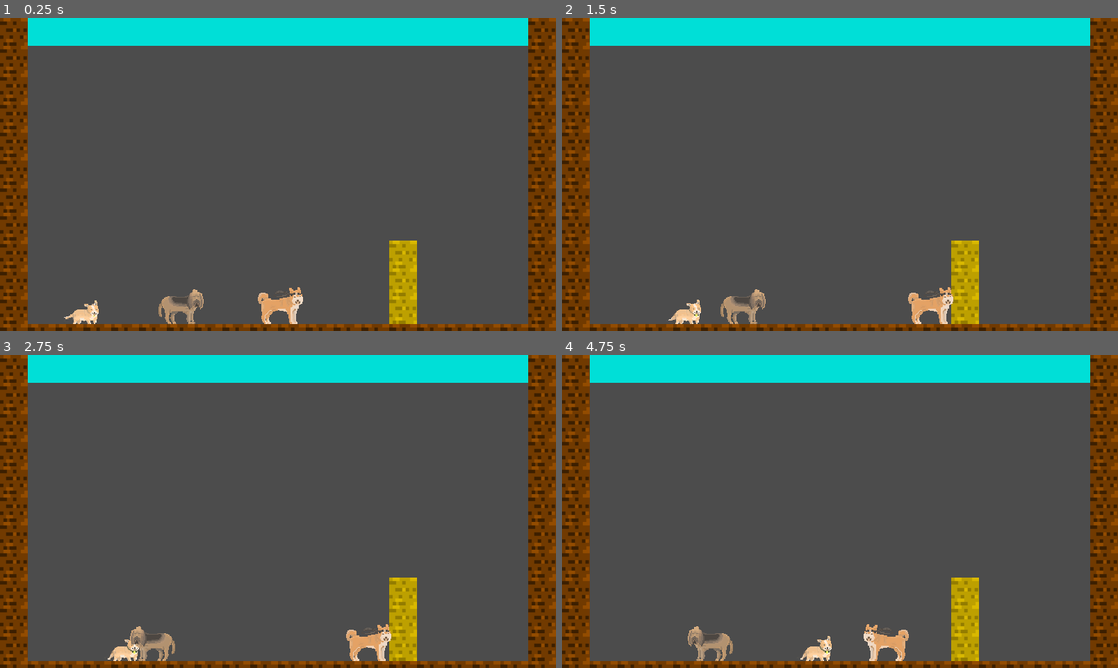
Above: before the commit, frames 1-4 (two rows, left to right).
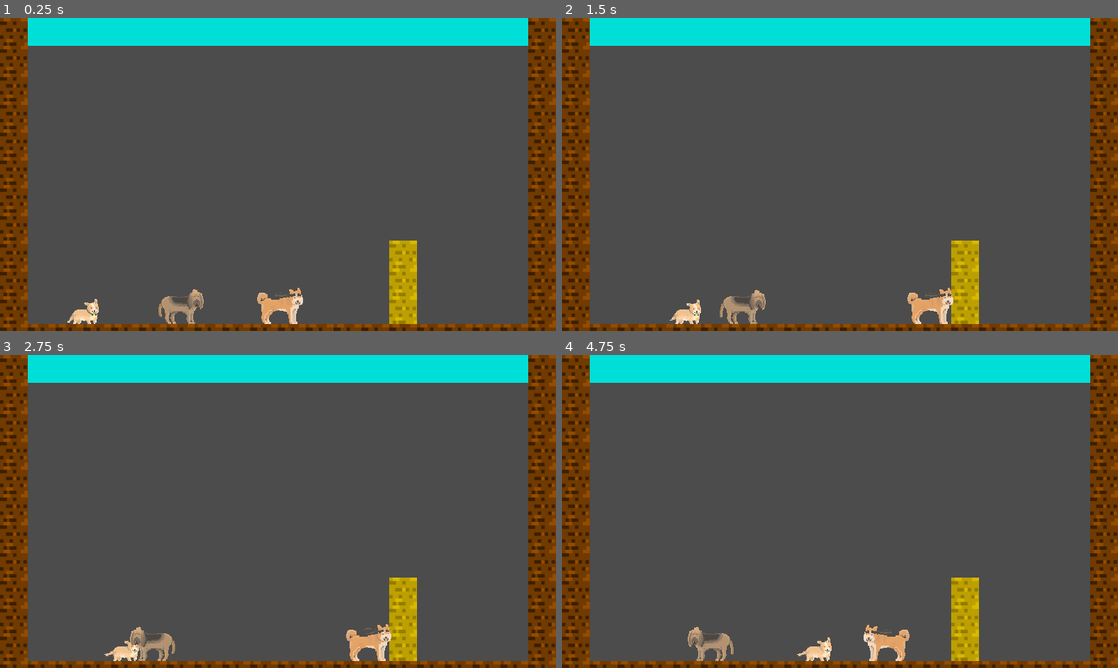
Above: after the commit, the same moments.

Repository: doge-io/temmie
Game: Godot game, scene res://levels/Level1.tscn
Same seed, same stepped clock (60 frames per second), same inputs: the game is played once before the commit and once after it.
Inputs:
- Up to frame 1 (0.25 s): no input
- Up to frame 2 (1.5 s): hold Right (ui_right) from 0.53 s (still down); tap Space (ui_select) at 0.77 s
- Up to frame 3 (2.75 s): tap Space (ui_select) at 1.52 s; release Right (ui_right) at 2.03 s; hold Left (ui_left) from 2.03 s (still down)
- Up to frame 4 (4.75 s): release Left (ui_left) at 2.78 s; hold Right (ui_right) 2.78-4.28 s; tap Space (ui_select) at 3.02, 3.77, 4.52 s; hold Left (ui_left) from 4.28 s (still down)

The runs differ from the first frame. In frame 1, 0.2% of the frame differs, in the area x 11-55%, y 86-98%; in frame 2, 0.1%; in frame 3, 0.1%; in frame 4, 0.2%, in the area x 22-63%, y 86-98%.
Error after the commit: Parse Error: The method "set_speed" isn't declared in the current class. (res://characters/AnimatedSprite.gd:8)

Commit message:
Added idle animations for all characters

Diff:
--- /dev/null
+++ b/game/characters/AnimatedSprite.gd
@@ -0,0 +1,14 @@
+extends AnimatedSprite
+
+# class member variables go here, for example:
+# var a = 2
+# var b = "textvar"
+
+func _ready():
+	set_speed(2)
+	pass
+
+#func _process(delta):
+#	# Called every frame. Delta is time since last frame.
+#	# Update game logic here.
+#	pass
--- a/game/characters/Bloodhound.tscn
+++ b/game/characters/Bloodhound.tscn
@@ -1,15 +1,20 @@
-[gd_scene load_steps=5 format=2]
+[gd_scene load_steps=10 format=2]
 
 [ext_resource path="res://characters/Bloodhound.gd" type="Script" id=1]
 [ext_resource path="res://animations/bloodhound_idle0000.png" type="Texture" id=2]
+[ext_resource path="res://animations/bloodhound_idle0001.png" type="Texture" id=3]
+[ext_resource path="res://animations/bloodhound_idle0002.png" type="Texture" id=4]
+[ext_resource path="res://animations/bloodhound_idle0003.png" type="Texture" id=5]
+[ext_resource path="res://animations/bloodhound_idle0004.png" type="Texture" id=6]
+[ext_resource path="res://animations/bloodhound_idle0005.png" type="Texture" id=7]
 
 [sub_resource type="SpriteFrames" id=1]
 
 animations = [ {
-"frames": [ ExtResource( 2 ) ],
+"frames": [ ExtResource( 2 ), ExtResource( 3 ), ExtResource( 4 ), ExtResource( 5 ), ExtResource( 6 ), ExtResource( 7 ) ],
 "loop": true,
 "name": "default",
-"speed": 5.0
+"speed": 2.0
 } ]
 
 [sub_resource type="RectangleShape2D" id=2]
@@ -17,7 +22,7 @@
 custom_solver_bias = 0.0
 extents = Vector2( 27.0819, 16.2982 )
 
-[node name="Bloodhound" type="KinematicBody2D"]
+[node name="Bloodhound" type="KinematicBody2D" index="0"]
 
 position = Vector2( 215.834, 321.153 )
 input_pickable = false
@@ -32,6 +37,7 @@
 position = Vector2( -4.09706, 8.41193 )
 frames = SubResource( 1 )
 animation = "default"
+playing = true
 
 [node name="CollisionShape2D" type="CollisionShape2D" parent="." index="1"]
 
--- a/game/characters/Corgi.tscn
+++ b/game/characters/Corgi.tscn
@@ -10,7 +10,6 @@
 [ext_resource path="res://animations/corgi_idle0006.png" type="Texture" id=8]
 [ext_resource path="res://animations/corgi_idle0007.png" type="Texture" id=9]
 
-
 [sub_resource type="SpriteFrames" id=1]
 
 animations = [ {
@@ -20,7 +19,7 @@
 "speed": 8.0
 } ]
 
-[node name="Corgi" type="KinematicBody2D"]
+[node name="Corgi" type="KinematicBody2D" index="0"]
 
 position = Vector2( 96, 320 )
 input_pickable = false
@@ -38,7 +37,7 @@
 position = Vector2( -32, -32 )
 frames = SubResource( 1 )
 animation = "Idle"
-frame = 2
+frame = 6
 playing = true
 centered = false
 offset = Vector2( 0, 15 )
--- a/game/characters/Shiba.tscn
+++ b/game/characters/Shiba.tscn
@@ -1,8 +1,19 @@
-[gd_scene load_steps=5 format=2]
+[gd_scene load_steps=17 format=2]
 
 [ext_resource path="res://characters/Shiba.gd" type="Script" id=1]
 [ext_resource path="res://animations/shibe_idle0000.png" type="Texture" id=2]
-
+[ext_resource path="res://animations/shibe_idle0001.png" type="Texture" id=3]
+[ext_resource path="res://animations/shibe_idle0002.png" type="Texture" id=4]
+[ext_resource path="res://animations/shibe_idle0003.png" type="Texture" id=5]
+[ext_resource path="res://animations/shibe_idle0004.png" type="Texture" id=6]
+[ext_resource path="res://animations/shibe_idle0005.png" type="Texture" id=7]
+[ext_resource path="res://animations/shibe_idle0006.png" type="Texture" id=8]
+[ext_resource path="res://animations/shibe_idle0007.png" type="Texture" id=9]
+[ext_resource path="res://animations/shibe_idle0008.png" type="Texture" id=10]
+[ext_resource path="res://animations/shibe_idle0009.png" type="Texture" id=11]
+[ext_resource path="res://animations/shibe_idle0010.png" type="Texture" id=12]
+[ext_resource path="res://animations/shibe_idle0011.png" type="Texture" id=13]
+[ext_resource path="res://characters/AnimatedSprite.gd" type="Script" id=14]
 
 [sub_resource type="RectangleShape2D" id=1]
 
@@ -12,14 +23,14 @@
 [sub_resource type="SpriteFrames" id=2]
 
 animations = [ {
-"frames": [ ExtResource( 2 ) ],
+"frames": [ ExtResource( 2 ), ExtResource( 3 ), ExtResource( 4 ), ExtResource( 5 ), ExtResource( 6 ), ExtResource( 7 ), ExtResource( 8 ), ExtResource( 9 ), ExtResource( 10 ), ExtResource( 11 ), ExtResource( 12 ), ExtResource( 13 ) ],
 "loop": true,
-"name": "default",
-"speed": 5.0
+"name": "New Anim",
+"speed": 8.0
 } ]
 _sections_unfolded = [ "Resource" ]
 
-[node name="Shiba" type="KinematicBody2D"]
+[node name="Shiba" type="KinematicBody2D" index="0"]
 
 position = Vector2( 357.958, 311.658 )
 input_pickable = false
@@ -27,7 +38,7 @@
 collision_mask = 1
 collision/safe_margin = 0.08
 script = ExtResource( 1 )
-_sections_unfolded = [ "Collision", "Pickable", "Transform" ]
+_sections_unfolded = [ "Collision", "Pickable", "Transform", "collision" ]
 __meta__ = {
 "_edit_group_": true
 }
@@ -42,5 +53,8 @@
 [node name="AnimatedSprite" type="AnimatedSprite" parent="." index="1"]
 
 frames = SubResource( 2 )
-animation = "default"
+animation = "New Anim"
+frame = 4
+playing = true
+script = ExtResource( 14 )
 _sections_unfolded = [ "Material", "Visibility" ]
--- a/game/levels/Level1.tscn
+++ b/game/levels/Level1.tscn
@@ -6,7 +6,7 @@
 [ext_resource path="res://characters/Bloodhound.tscn" type="PackedScene" id=4]
 [ext_resource path="res://characters/Shiba.tscn" type="PackedScene" id=5]
 
-[node name="Level1" type="Node"]
+[node name="Level1" type="Node" index="0"]
 
 script = ExtResource( 1 )
 
--- a/game/Level2.tscn
+++ b/game/levels/Level2.tscn
@@ -6,7 +6,7 @@
 [ext_resource path="res://background/level2-background-building2.png" type="Texture" id=4]
 [ext_resource path="res://background/level2-midground-buildings.png" type="Texture" id=5]
 
-[node name="Level2" type="Node" index="0"]
+[node name="Level2" type="Node"]
 
 [node name="ParallaxBackground" type="ParallaxBackground" parent="." index="0"]
 
--- a/game/project.godot
+++ b/game/project.godot
@@ -30,6 +30,27 @@
 
 enabled=PoolStringArray( "codeandweb.texturepacker" )
 
+[importer_defaults]
+
+texture={
+"compress/hdr_mode": 0,
+"compress/lossy_quality": 0.7,
+"compress/mode": 0,
+"compress/normal_map": 0,
+"detect_3d": true,
+"flags/anisotropic": false,
+"flags/filter": false,
+"flags/mipmaps": false,
+"flags/repeat": 0,
+"flags/srgb": 2,
+"process/HDR_as_SRGB": false,
+"process/fix_alpha_border": true,
+"process/premult_alpha": false,
+"size_limit": 0,
+"stream": false,
+"svg/scale": 1.0
+}
+
 [rendering]
 
 quality/2d/use_pixel_snap=true
--- a/game/resources/Cloud.tscn
+++ b/game/resources/Cloud.tscn
@@ -3,7 +3,6 @@
 [ext_resource path="res://resources/Cloud.gd" type="Script" id=1]
 [ext_resource path="res://animations/cloud-platform0000.png" type="Texture" id=2]
 [ext_resource path="res://animations/cloud-platform0001.png" type="Texture" id=3]
-
 
 [sub_resource type="RectangleShape2D" id=1]
 
@@ -16,10 +15,10 @@
 "frames": [ ExtResource( 2 ), ExtResource( 3 ) ],
 "loop": true,
 "name": "default",
-"speed": 5.0
+"speed": 3.0
 } ]
 
-[node name="Cloud" type="StaticBody2D"]
+[node name="Cloud" type="StaticBody2D" index="0"]
 
 position = Vector2( 361.757, 412.715 )
 scale = Vector2( 1, 0.301272 )
@@ -56,6 +55,7 @@
 scale = Vector2( 1.97871, 4.45279 )
 frames = SubResource( 2 )
 animation = "default"
+frame = 1
 playing = true
 __meta__ = {
 "_edit_lock_": true
Binary file changed: game/animations/bloodhound_idle0000.png
Binary file added: game/animations/bloodhound_idle0001.png
Not shown, added: game/animations/bloodhound_idle0001.png.import
Binary file added: game/animations/bloodhound_idle0002.png
Not shown, added: game/animations/bloodhound_idle0002.png.import
Binary file added: game/animations/bloodhound_idle0003.png
Not shown, added: game/animations/bloodhound_idle0003.png.import
Binary file added: game/animations/bloodhound_idle0004.png
Not shown, added: game/animations/bloodhound_idle0004.png.import
Binary file added: game/animations/bloodhound_idle0005.png
Not shown, added: game/animations/bloodhound_idle0005.png.import
Binary file added: game/animations/corgi_walk0000.png
(and 50 more such lines)
